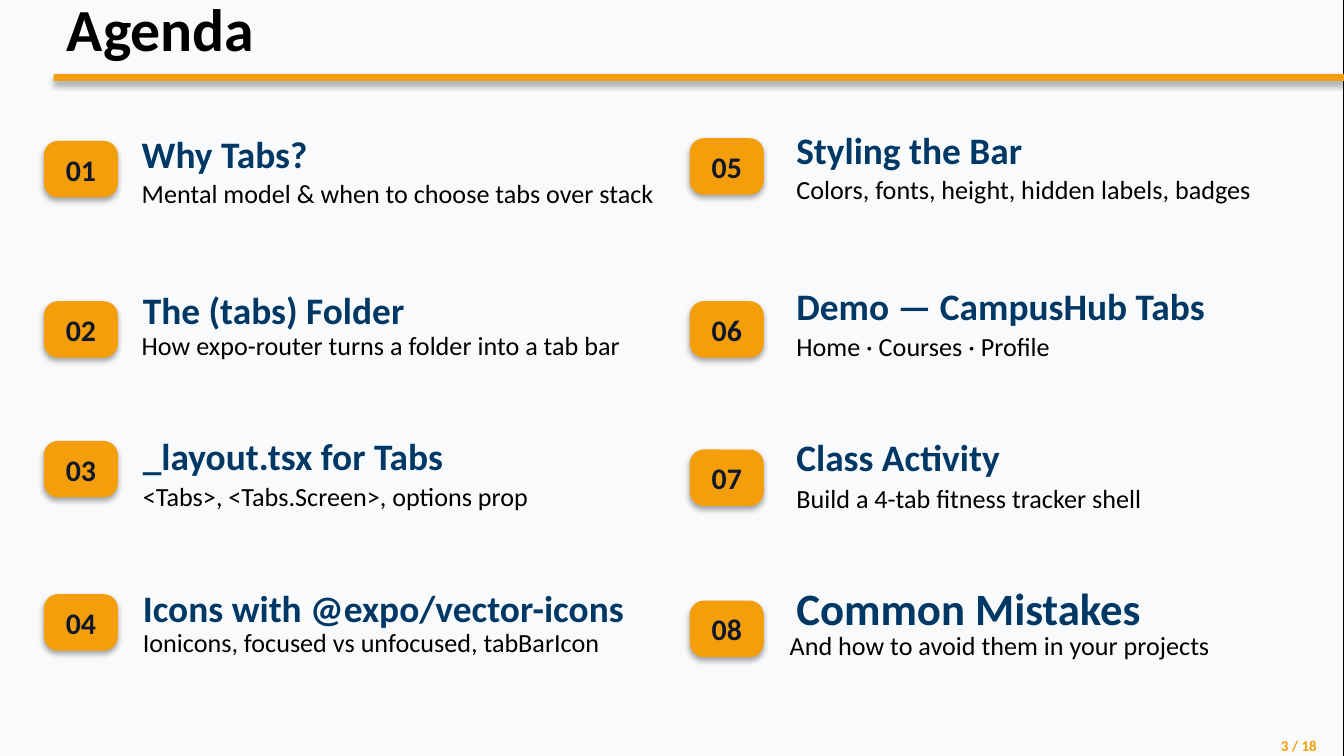
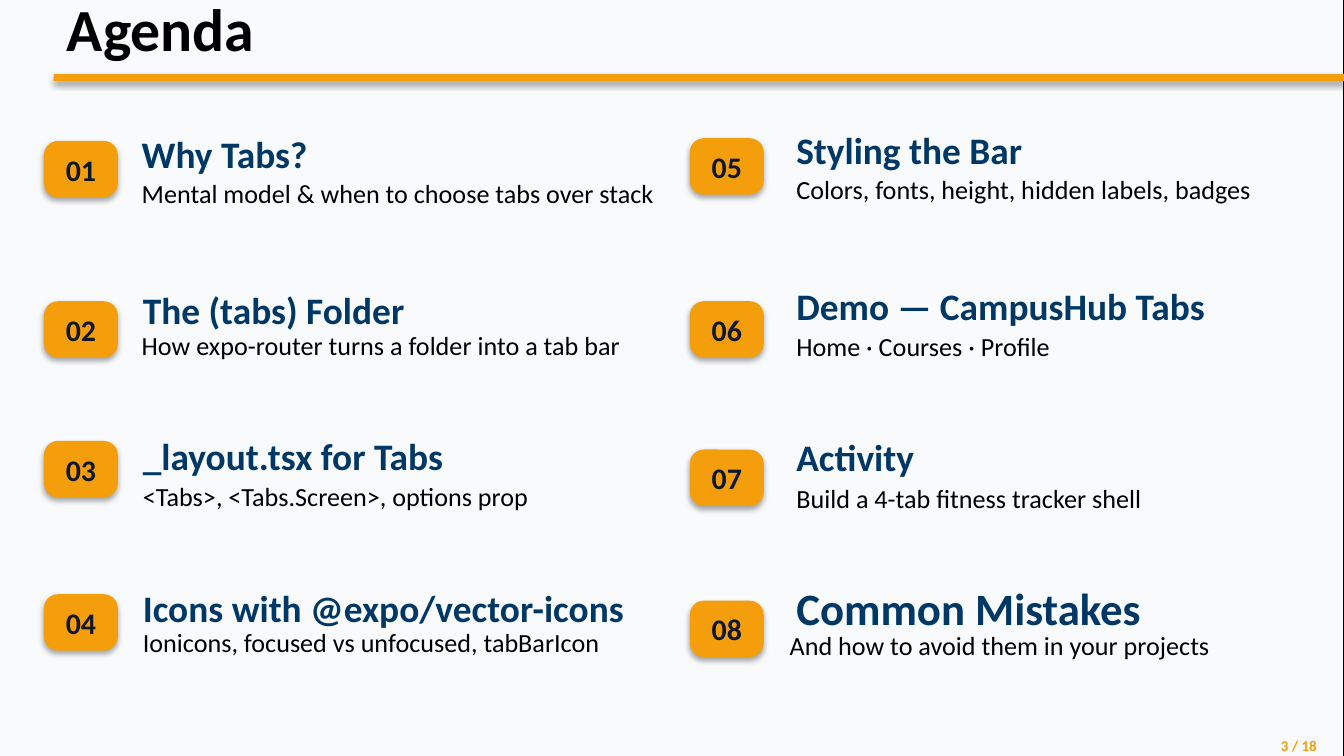
Before and after one commit to wlasitz-jeremy/Mobile-Application-Development-CPRG-303, a slide deck: slide 3 of Unit 4/Tab_Navigation_Updated.pptx. Drawn at 1344x756 pixels with LibreOffice and Linux fonts; fonts in the diff are those of the drawing. Boxes give left, top, right and bottom in pixels: in the first picture for what was removed or moved away, otherwise in the second. Text is boxed around its words. In the diff, an @@ line names an element or a change of style, - is before the commit and + after.

```diff
--- a/Unit 4/Tab_Navigation_Updated.pptx
+++ b/Unit 4/Tab_Navigation_Updated.pptx
@@ text at [796, 444, 914, 477]: text changed @@
-Class Activity
+Activity
```
Also in this commit, not shown: 36 other files.
